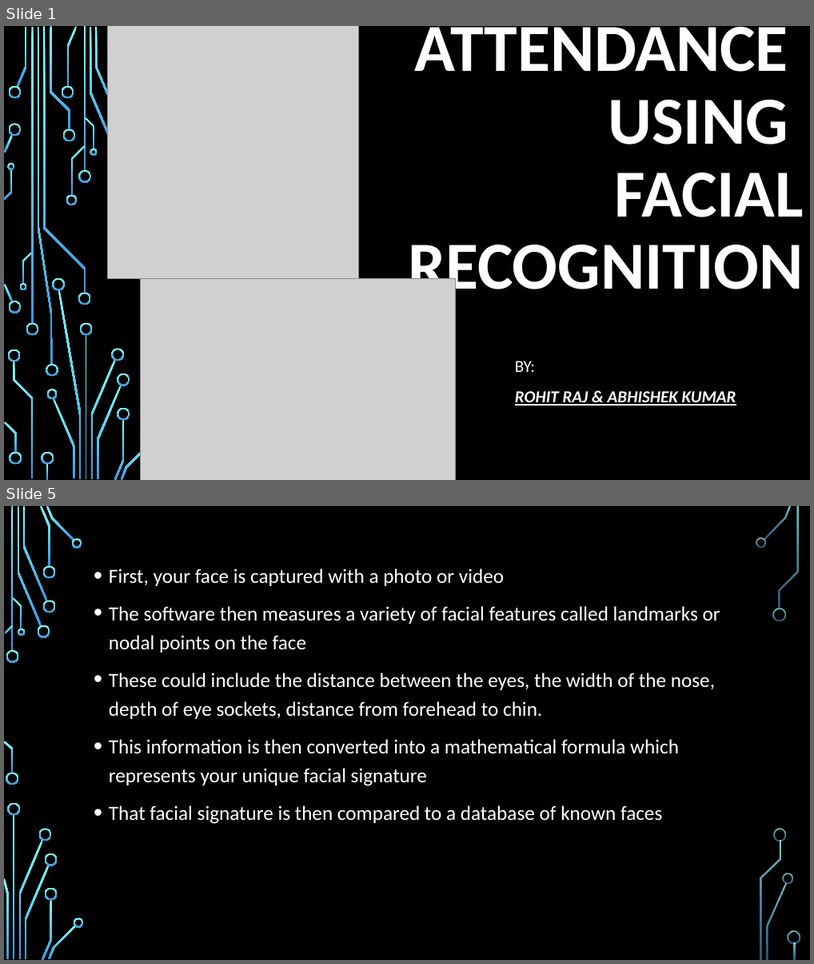
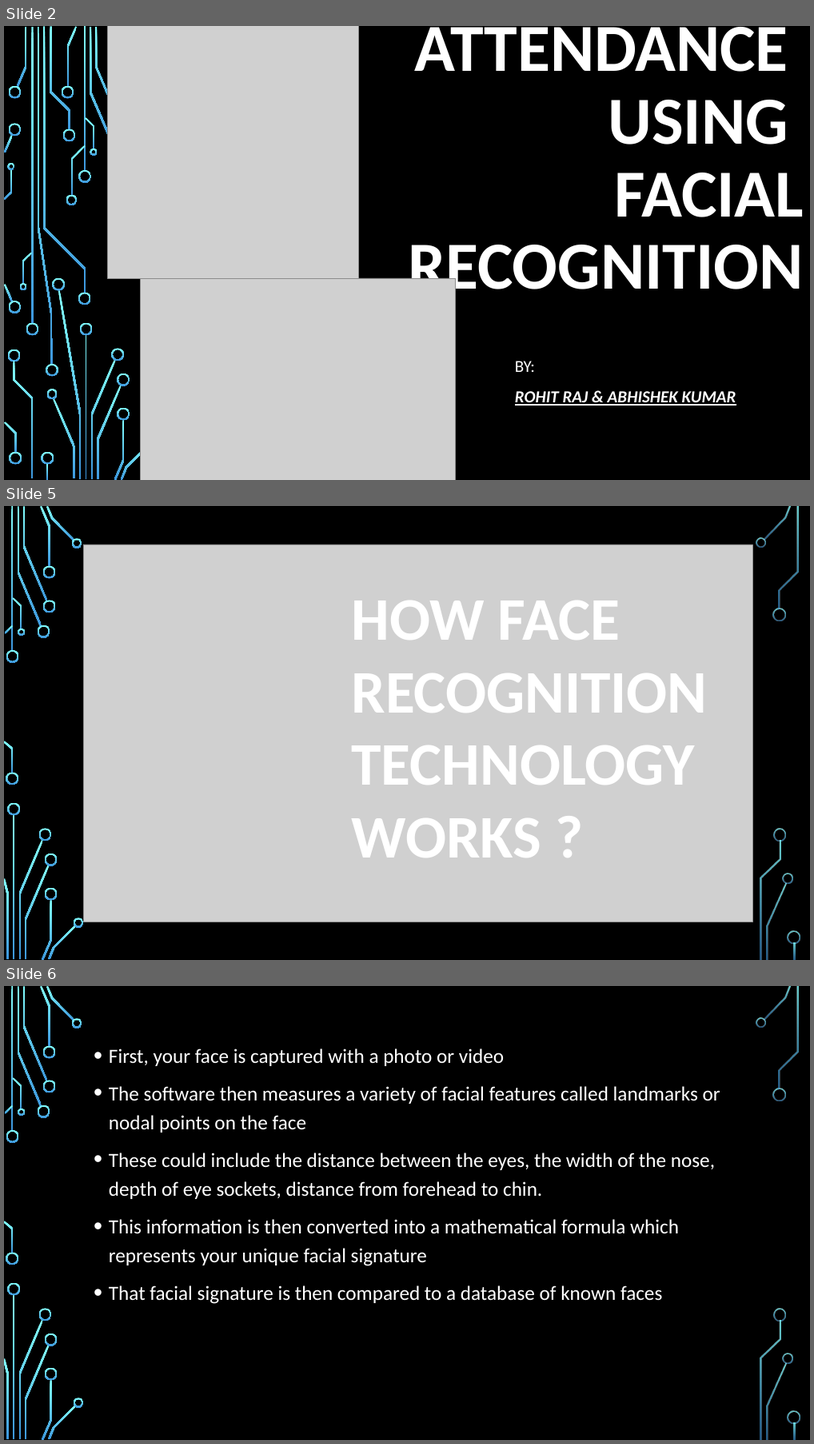
Before and after one commit to Rohit20Raj/Attendance-Project, a slide deck: Attendance using Facial Recognition.pptx. Shown one above the other, each under a label of ours: slides 1 and 5 before the commit, slides 2, 5 and 6 after it; the slides between them are not shown. The pictures are 814x964 and 814x1444 pixels, drawn with LibreOffice and Linux fonts; fonts in the diff are those of the drawing; grey boxes stand for pictures; background and template pictures are left out. Boxes give left, top, right and bottom in pixels: in the first picture for what was removed or moved away, otherwise in the second. Text is boxed around its words. In the diff, an @@ line names an element or a change of style, - is before the commit and + after.

```diff
--- a/Attendance using Facial Recognition.pptx
+++ b/Attendance using Facial Recognition.pptx
@@ slide 5 added at (4, 506, 810, 960), background picture (left out); not listed: 36 template elements that a slide beside it also shows @@
@@ picture added at (83, 544, 753, 921) @@
@@ text added at (352, 600, 708, 857), 72 pt, text #FFFFFF, bold @@
+HOW FACE RECOGNITION TECHNOLOGY WORKS ?
@@ what was slide 1 is now slide 2 @@
@@ what was slide 5 is now slide 6 @@
```
Also in this commit, not shown: 3 slides changed, 2 other slides added, 1 slide removed.
